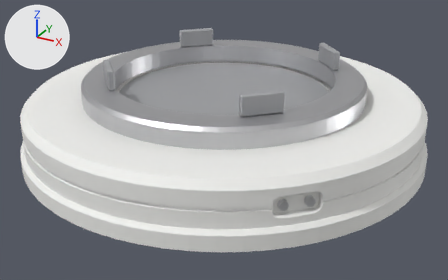
An edit to the glTF model models/station/ax_util_05_heavy_port.glb, drawn before and after from the same camera.
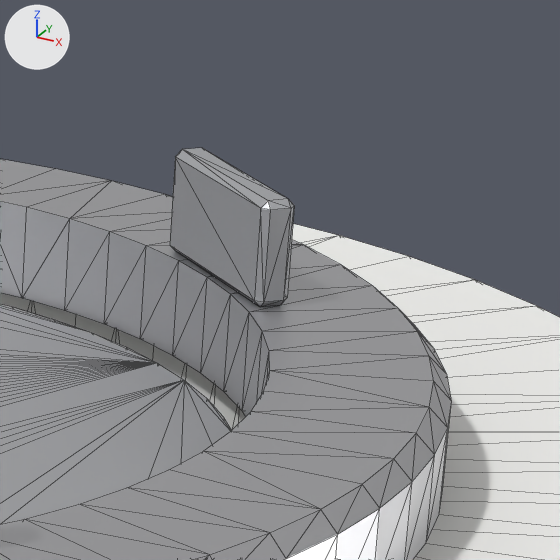
The first picture shows the older version from a 50 mm lens placed at (2.66, -4.83, 2.01), pointed at (0.07, -0.13, -0.34). The close-ups show the older and then the newer version on the part from 64% to 86% of the width and 6% to 41% of the height of that picture. Only the edits that show in the close-ups are written down. Arrows for +X, +Y and +Z are at upper left; the lights stay in place. The close-ups show mesh edges as thin lines. Vertices at exactly the same position are counted once.

The scene before the commit, as lines of its bpy script (objects in view):
```python
me_ax_util_05_heavy_port_guide_petals = bpy.data.meshes.new('ax_util_05_heavy_port_guide_petals')
me_ax_util_05_heavy_port_guide_petals.from_pydata(...)  # 96 vertices, 176 faces; spans x -0.88..0.88, y -0.88..0.88, z 0.25..0.44
me_ax_util_05_heavy_port_guide_petals.materials.append(mat_grey)  # light grey #bcbdc0
me_ax_util_05_heavy_port_hatch_door_1 = bpy.data.meshes.new('ax_util_05_heavy_port_hatch_door_1')
me_ax_util_05_heavy_port_hatch_door_1.from_pydata(...)  # a 63-sided cylinder along z spanning x -0.99..0.99, y -0.99..0.99, z 0.03..0.08
me_ax_util_05_heavy_port_hatch_door_1.materials.append(mat_grey)  # light grey #bcbdc0
me_ax_util_05_heavy_port_port_body = bpy.data.meshes.new('ax_util_05_heavy_port_port_body')
me_ax_util_05_heavy_port_port_body.from_pydata(...)  # 1299 vertices, 2598 faces; spans x -1.84..1.84, y -1.84..1.84, z -0.28..0.09
me_ax_util_05_heavy_port_port_body.materials.append(mat_white)  # white #f4f4f1
ob_guide_petals = bpy.data.objects.new('guide_petals', me_ax_util_05_heavy_port_guide_petals)
ob_guide_petals.location = (0.0, 0.0, 0.0)
ob_hatch_door_1 = bpy.data.objects.new('hatch_door_1', me_ax_util_05_heavy_port_hatch_door_1)
ob_hatch_door_1.location = (0.0, 0.0, 0.0)
ob_port_body = bpy.data.objects.new('port_body', me_ax_util_05_heavy_port_port_body)
ob_port_body.location = (0.0, 0.0, 0.0)
# also in view: 'capture_ring' at (0.0, 0.0, 0.17)
```
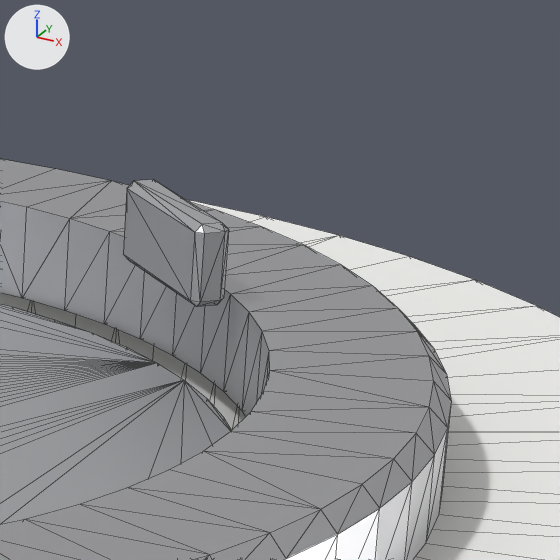
The newer file is also turned or shifted as a whole; pictures and numbers use the older file's frame.

What differs and where, as boxes [x1, y1, x2, y2] in the close-ups (560 x 560 px):
'guide_petals', reshaped
    before: [170, 148, 294, 307]
    after: [123, 179, 229, 307]

The change, as a diff of the scene's bpy script:
```diff
--- a/models/station/ax_util_05_heavy_port.glb.py
+++ b/models/station/ax_util_05_heavy_port.glb.py
@@ me_ax_util_05_heavy_port_guide_petals @@
 # used by ob_guide_petals; location = (0.0, 0.0, 0.0)
-me_ax_util_05_heavy_port_guide_petals.from_pydata(...)  # 96 vertices, 176 faces; spans x -0.88..0.88, y -0.88..0.88, z 0.25..0.44
+me_ax_util_05_heavy_port_guide_petals.from_pydata(...)  # 96 vertices, 176 faces; spans x -0.79..0.79, y -0.79..0.79, z 0.25..0.39
+# me_ax_util_05_heavy_port_guide_petals part 1: the loose piece of 24 vertices spanning x 0.6..0.88, y 0.6..0.88, z 0.25..0.44 is scaled about its middle by (0.829, 0.829, 0.757), then moved by (-0.07, -0.07, -0.02)
+# other edits to the shape of me_ax_util_05_heavy_port_guide_petals do not show in these pictures
 me_ax_util_05_heavy_port_guide_petals.materials.append(mat_grey)
```
